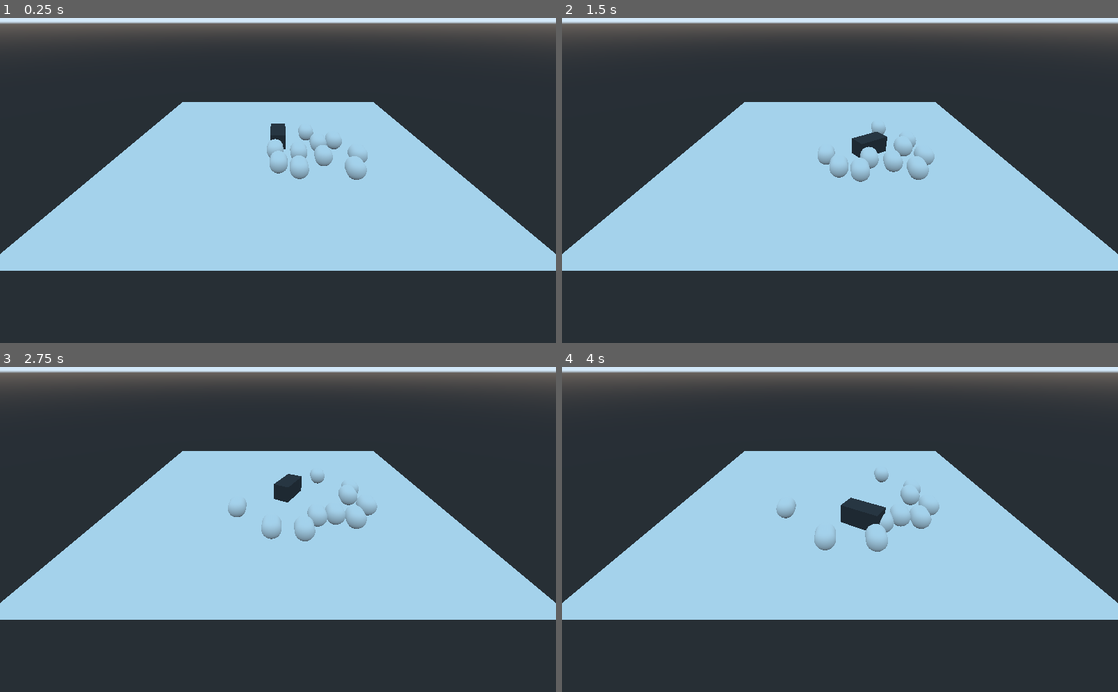
Above: before the commit, frames 1-4 (two rows, left to right).
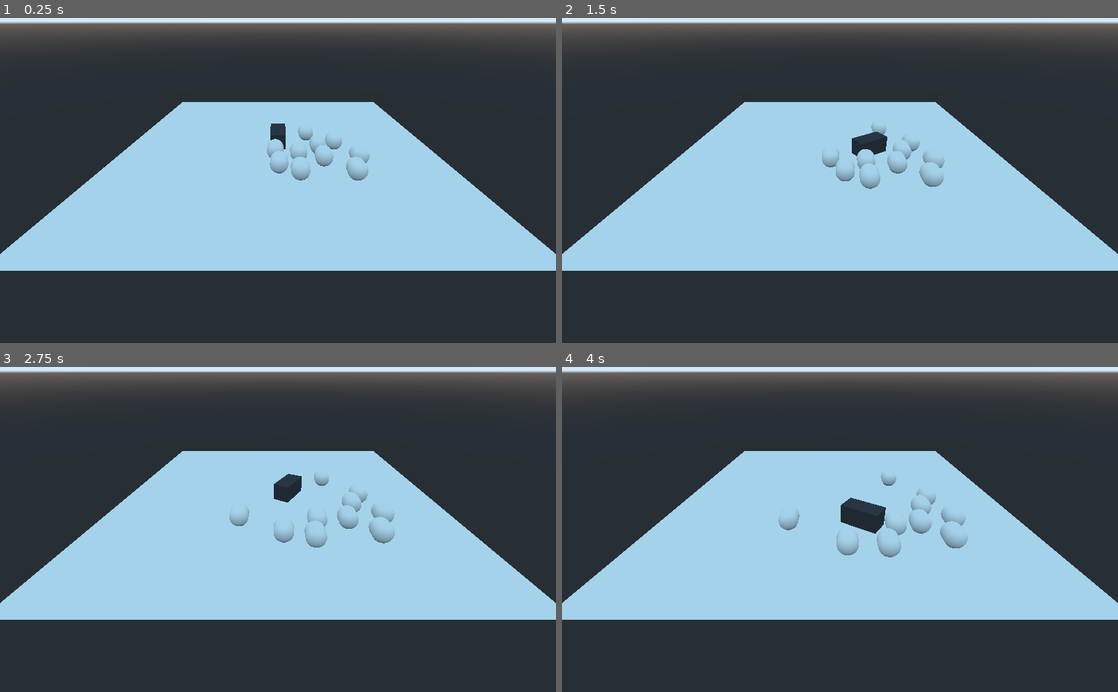
Above: after the commit, the same moments.

Repository: panic-fennecs/ideal-garbanzo
Game: Godot game, scene res://Main.tscn
The game is run twice, just before and just after one commit, with the same random seed, the same clock (stepped at 60 frames per second) and the same inputs.
Inputs (mouse positions are in pixels of both pictures, inside the frame that each line leads up to):
- Up to frame 1 (0.25 s): no input
- Up to frame 2 (1.5 s): move the mouse to (962, 164) at 0.52 s; click (962, 164) at 0.67 s; drag from (728, 196) to (812, 245) at 1.27 s
- Up to frame 3 (2.75 s): move the mouse to (333, 458) at 2.02 s; click (333, 458) at 2.17 s
- Up to frame 4 (4 s): drag from (812, 594) to (673, 480) at 2.77 s; move the mouse to (1006, 578) at 3.52 s; click (1006, 578) at 3.67 s

The runs differ from the first frame. In frame 1, 0.1% of the frame differs, in the area x 48-67%, y 34-50%; in frame 2, 0.9%; in frame 3, 1.2%; in frame 4, 1.5%, in the area x 38-73%, y 31-59%.

Commit message:
gravity and other sheep follow

Diff:
--- a/Sheep.gd
+++ b/Sheep.gd
@@ -2,8 +2,12 @@
 
 
 const DOG_REACTION_DISTANCE = 7
+const DOG_INFLUENCE = 2.0
+const OTHER_SHEEP_INFLUENCE = 0.8
+
 const MAX_VELOCITY = 10.0
-const DRAG = 0.05
+const DRAG = 0.02
+const EPSILON = 0.0001
 
 var velocity = Vector2()
 var main
@@ -25,17 +29,24 @@
 	return main.get_node("Dog")
 
 func _physics_process(delta):
+	# flee dog
 	var dog = get_dog()
 	if dog.translation.distance_to(self.translation) < DOG_REACTION_DISTANCE:
-		flee(Vector2(dog.translation.x, dog.translation.z))
-	#var other_sheep = get_other_sheep()
+		flee(Vector2(dog.translation.x, dog.translation.z), DOG_INFLUENCE)
+
+	# follow other sheep
+	var other_sheep = get_other_sheep()
+	for os in other_sheep:
+		var influence = OTHER_SHEEP_INFLUENCE / (os.translation.distance_squared_to(translation) + EPSILON)
+		var steering = os.velocity - velocity
+		velocity = velocity.linear_interpolate(velocity + steering, influence)
 
 	velocity *= 1.0 - DRAG
 
-	move_and_collide(Vector3(velocity.x, 0, velocity.y) * delta)
+	move_and_collide(Vector3(velocity.x, -translation.y, velocity.y) * delta)
 
-func flee(pos):
+func flee(pos, influence):
 	var diff = get_2d_position() - pos
-	var desired_velocity = diff.normalized() / (diff.length()+0.001) * MAX_VELOCITY
+	var desired_velocity = diff.normalized() / (diff.length()+EPSILON) * MAX_VELOCITY
 	var steering = desired_velocity - velocity
-	velocity += steering
+	velocity += steering * influence
